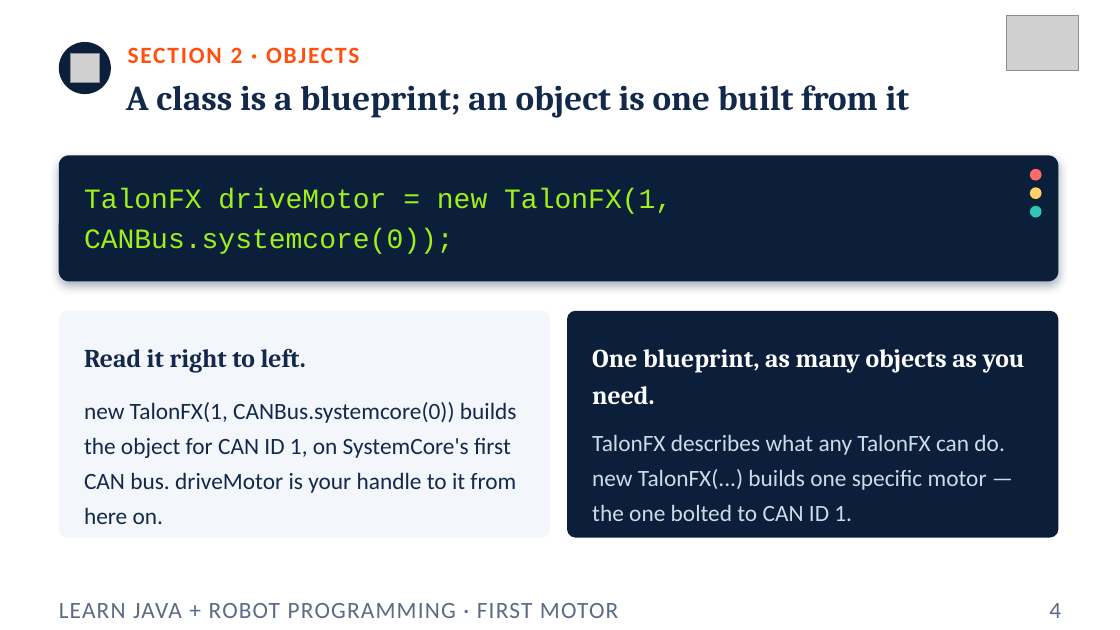
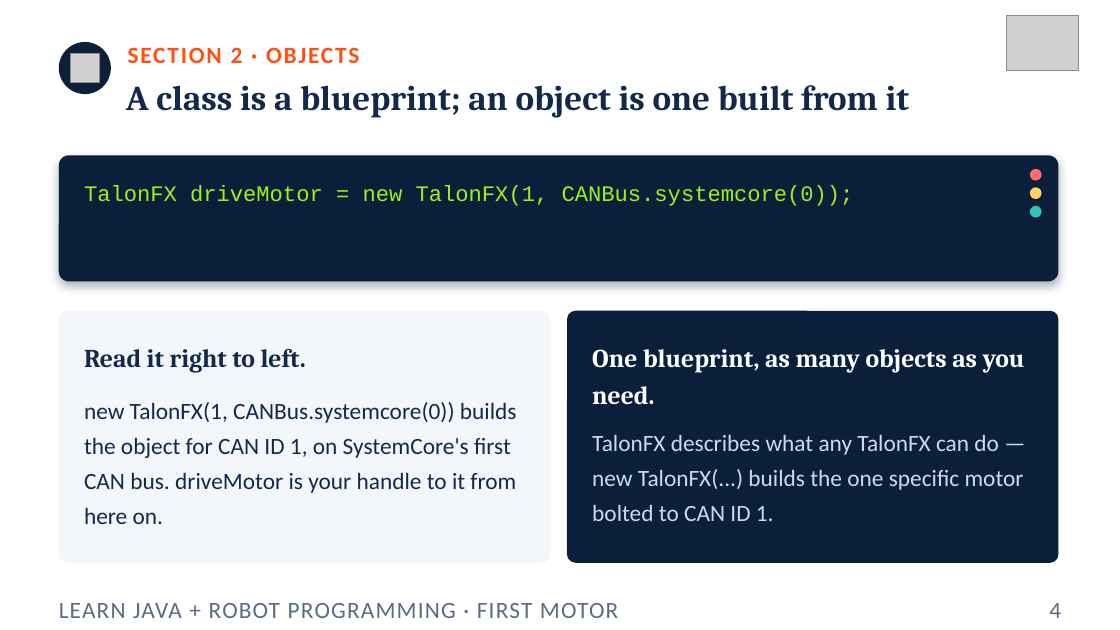
Before and after one commit to FRC5010/BasicRobotLessons, a slide deck: slide 4 of docs/presentations/v3/01-first-motor.pptx. Drawn at 1120x630 pixels with LibreOffice and Linux fonts; fonts in the diff are those of the drawing; grey boxes stand for pictures. Boxes give left, top, right and bottom in pixels: in the first picture for what was removed or moved away, otherwise in the second. Text is boxed around its words. In the diff, an @@ line names an element or a change of style, - is before the commit and + after.

```diff
--- a/docs/presentations/v3/01-first-motor.pptx
+++ b/docs/presentations/v3/01-first-motor.pptx
@@ text "TalonFX driveMotor = new TalonFX(1, ..." at (84, 185, 854, 206): size 24 to 19 pt @@
@@ rounded rectangle: place and size @@
-rounded rectangle at (567, 311, 1059, 538)
+rounded rectangle at (567, 311, 1059, 563)
@@ rounded rectangle at (567, 311, 1059, 563): proportions changed @@
@@ text at (592, 435, 1024, 521): text changed @@
-TalonFX describes what any TalonFX can do. new TalonFX(...) builds one specific motor — the one bolted to CAN ID 1.
+TalonFX describes what any TalonFX can do — new TalonFX(...) builds the one specific motor bolted to CAN ID 1.
```
Also in this commit, not shown: 7 other slides changed, 11 other files.
